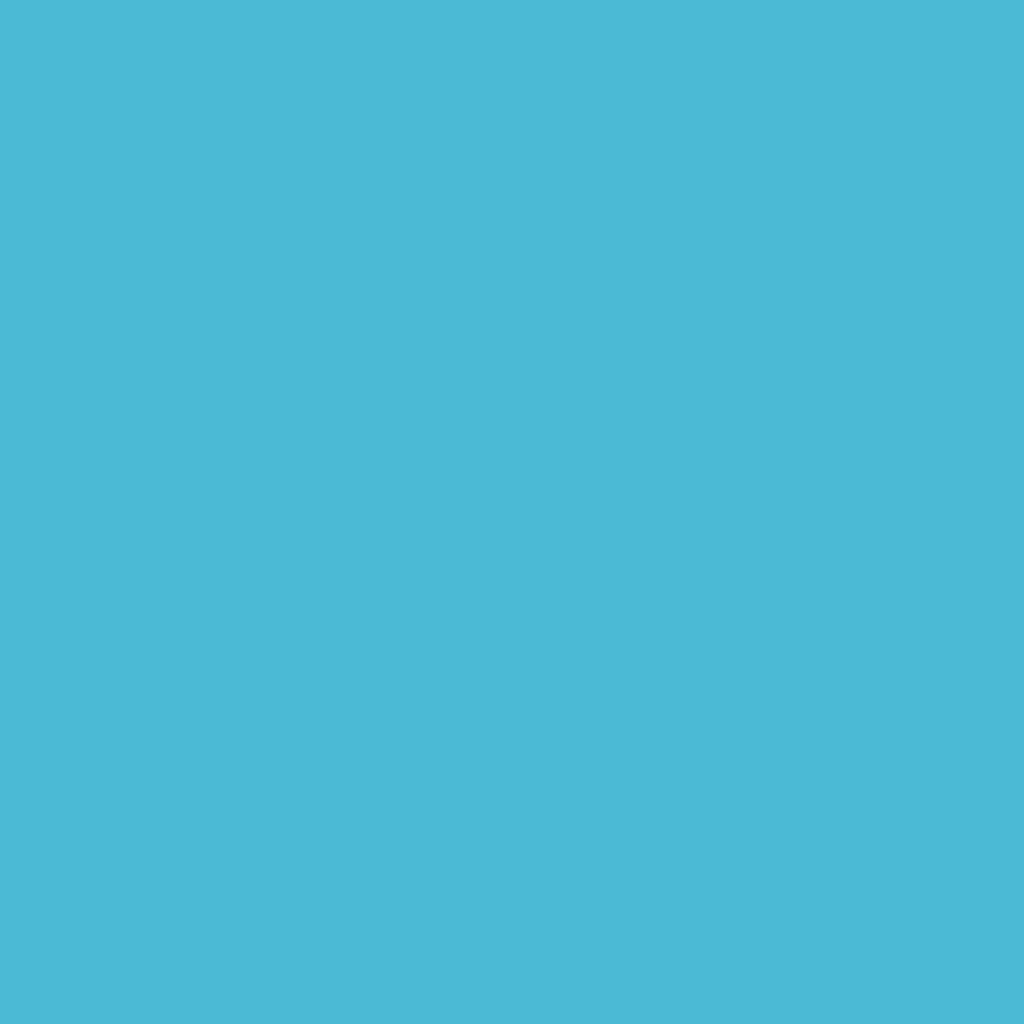
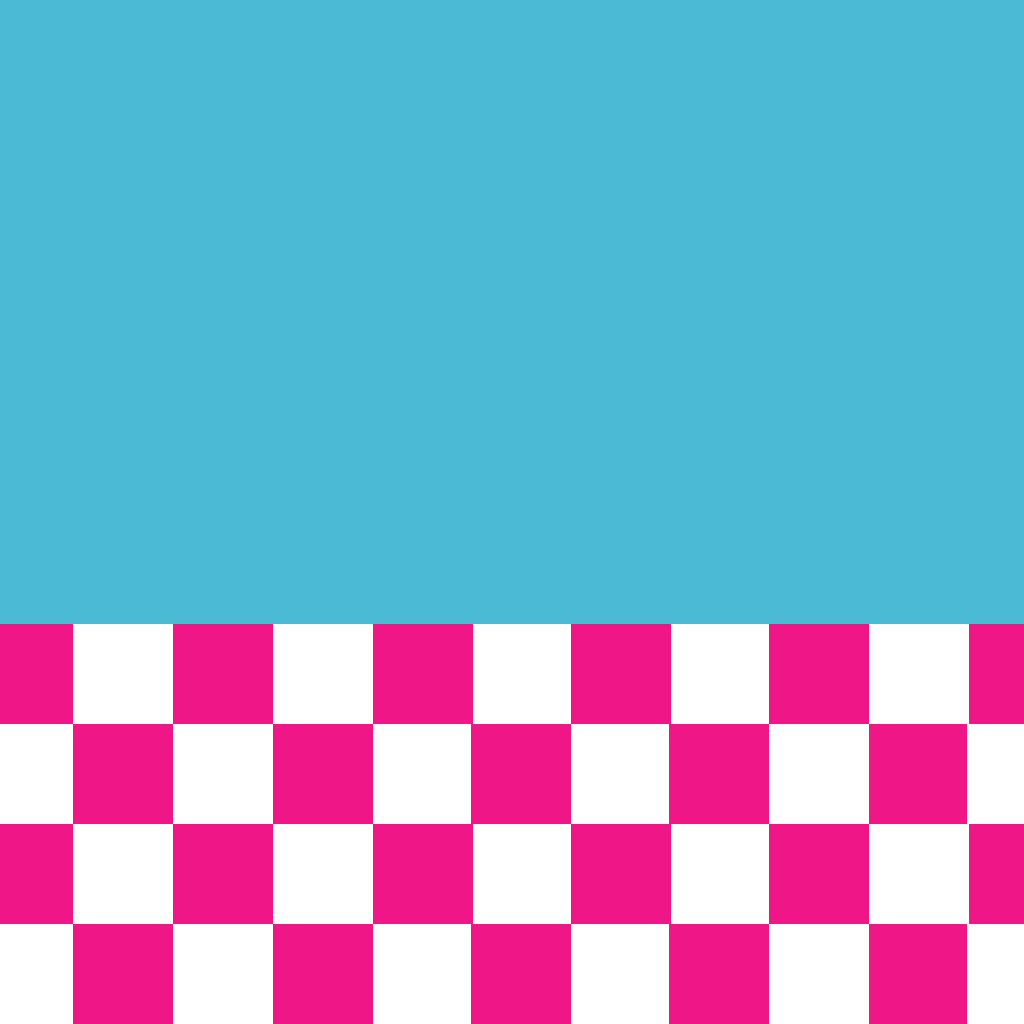
Layered file, before and after one edit (1024px x 1024px). Changes by layer:
added layer "Rectangle 1 copy 9" (1st of 23) above "Rectangle 1 copy 9" over [769, 924, 869, 1024]
added layer "Rectangle 1 copy 9" (2nd of 23) above "Rectangle 1 copy 9" over [669, 924, 769, 1024]
added layer "Rectangle 1 copy 9" (3rd of 23) above "Rectangle 1 copy 9" over [571, 924, 671, 1024]
added layer "Rectangle 1 copy 9" (4th of 23) above "Rectangle 1 copy 9" over [471, 924, 571, 1024]
added layer "Rectangle 1 copy 9" (5th of 23) above "Rectangle 1 copy 9" over [373, 924, 473, 1024]
added layer "Rectangle 1 copy 9" (6th of 23) above "Rectangle 1 copy 9" over [273, 924, 373, 1024]
added layer "Rectangle 1 copy 9" (7th of 23) above "Rectangle 1 copy 9" over [173, 924, 273, 1024]
added layer "Rectangle 1 copy 9" (8th of 23) above "Rectangle 1 copy 9" over [73, 924, 173, 1024]
added layer "Rectangle 1 copy 9" (11th of 23) above "Rectangle 1 copy 9" over [867, 924, 967, 1024]
added layer "Rectangle 1 copy 9" (13th of 23) above "Rectangle 1 copy 9" over [869, 824, 969, 924]
added layer "Rectangle 1 copy 9" (14th of 23) above "Rectangle 1 copy 9" over [769, 824, 869, 924]
added layer "Rectangle 1 copy 9" (15th of 23) above "Rectangle 1 copy 9" over [671, 824, 771, 924]
added layer "Rectangle 1 copy 9" (16th of 23) above "Rectangle 1 copy 9" over [571, 824, 671, 924]
added layer "Rectangle 1 copy 9" (17th of 23) above "Rectangle 1 copy 9" over [473, 824, 573, 924]
added layer "Rectangle 1 copy 9" (18th of 23) above "Rectangle 1 copy 9" over [373, 824, 473, 924]
added layer "Rectangle 1 copy 9" (19th of 23) above "Rectangle 1 copy 9" over [273, 824, 373, 924]
added layer "Rectangle 1 copy 9" (20th of 23) above "Rectangle 1 copy 9" over [173, 824, 273, 924]
added layer "Rectangle 1 copy 9" (21st of 23) above "Rectangle 1 copy 9" over [73, 824, 173, 924]
added layer "Rectangle 1 copy 7" (1st of 11) above "Rectangle 1 copy 7" over [769, 724, 869, 824]
…and 25 more changes (25 added)
